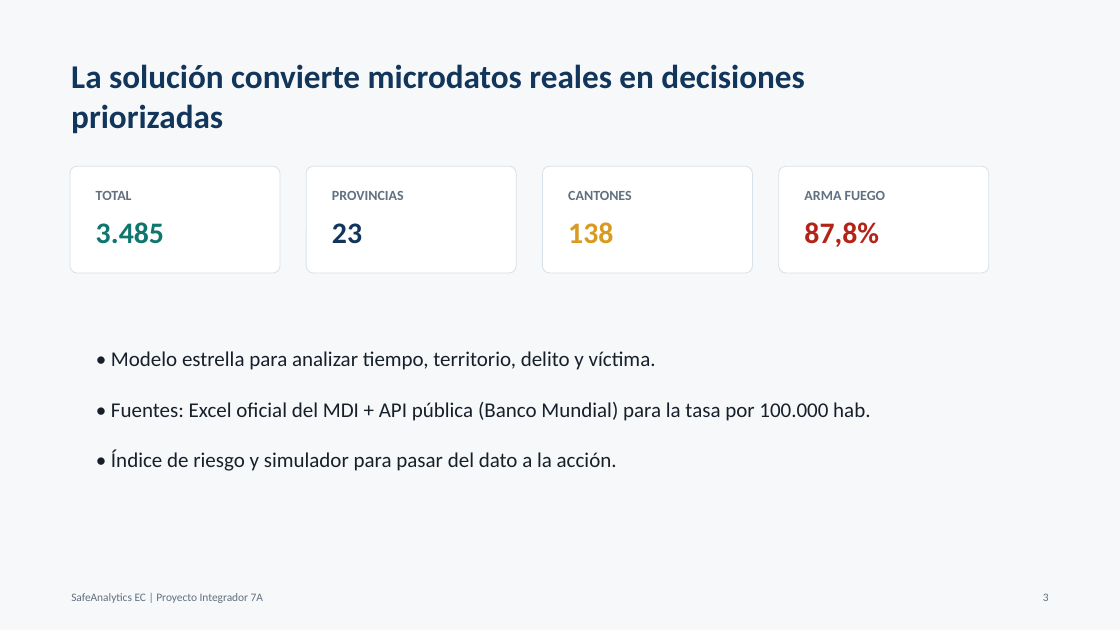
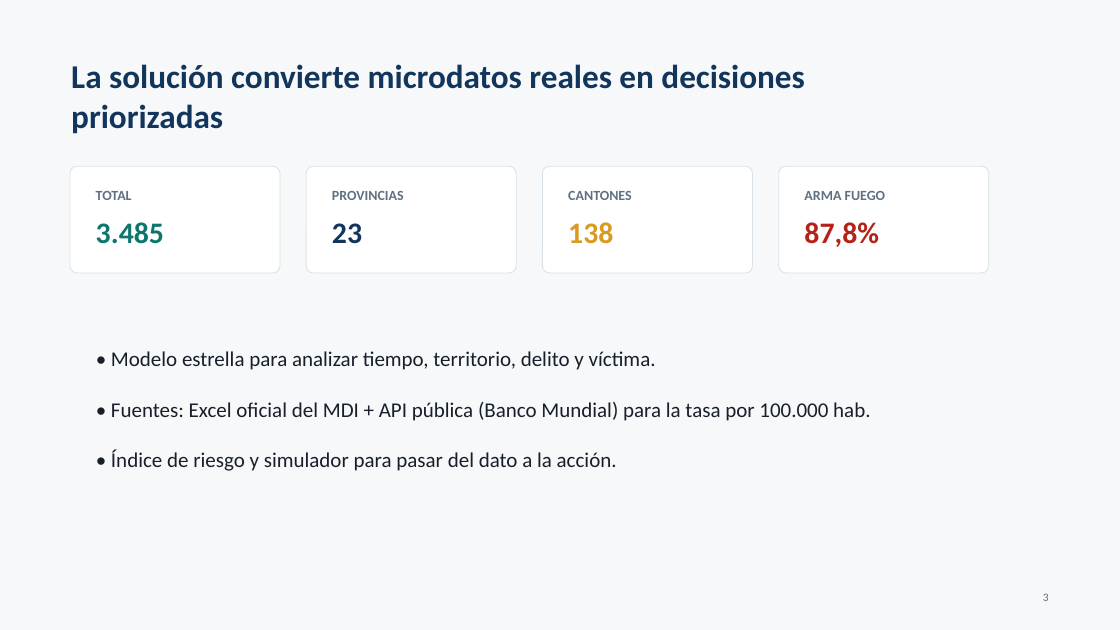
Before and after one commit to Walthergl66/PROYECTO-INTEGRADOR, a slide deck: slide 3 of informe/DEFENSA_SAFEANALYTICS_EC.pptx. Drawn at 1120x630 pixels with LibreOffice and Linux fonts; fonts in the diff are those of the drawing. Boxes give left, top, right and bottom in pixels: in the first picture for what was removed or moved away, otherwise in the second. Text is boxed around its words. In the diff, an @@ line names an element or a change of style, - is before the commit and + after.

Commit message:
Eliminar archivos obsoletos y agregar documentación del proyecto y justificación del modelo predictivo

```diff
--- a/informe/DEFENSA_SAFEANALYTICS_EC.pptx
+++ b/informe/DEFENSA_SAFEANALYTICS_EC.pptx
@@ text removed at <box>71,593,263,603</box> @@
-SafeAnalytics EC | Proyecto Integrador 7A
```
Also in this commit, not shown: 8 other slides changed, 4 other files.
